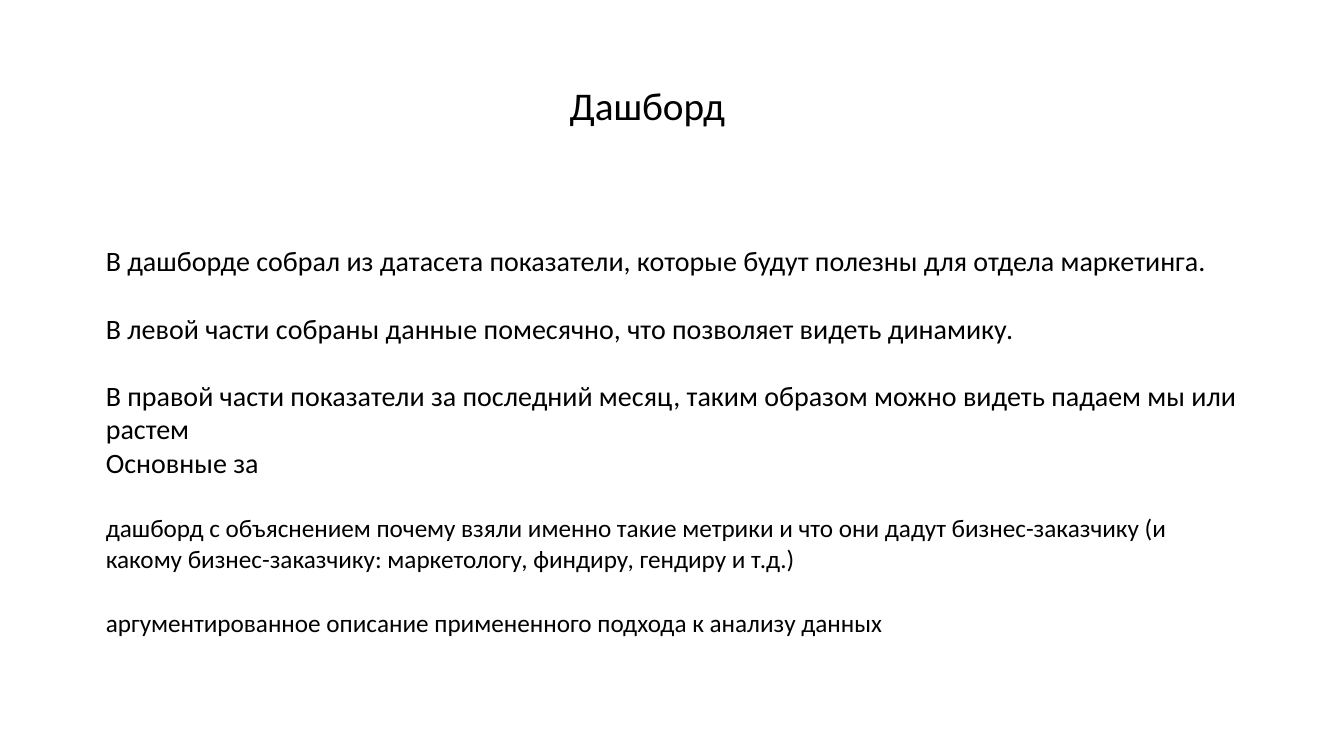
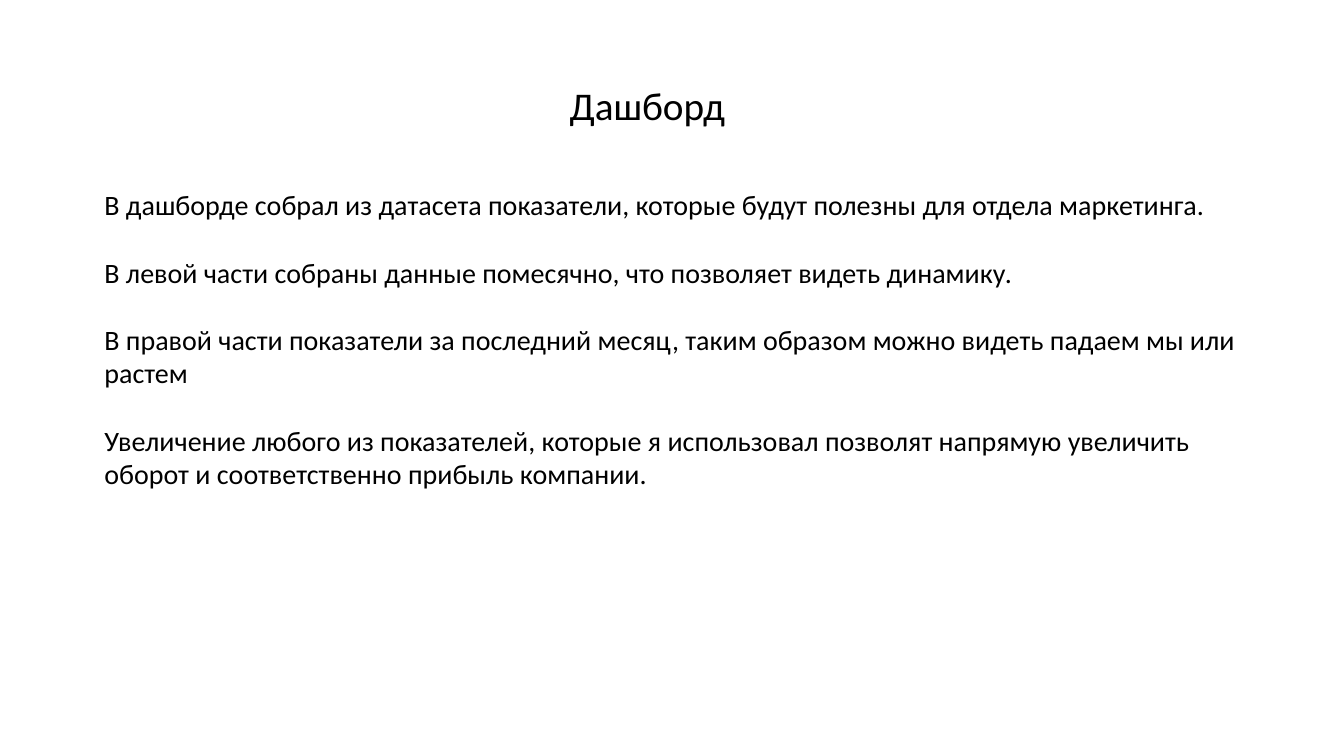
Before and after one commit to dsemen/netology, a slide deck: slide 1 of Презентация.pptx. Drawn at 1344x756 pixels with LibreOffice and Linux fonts; fonts in the diff are those of the drawing. Boxes give left, top, right and bottom in pixels: in the first picture for what was removed or moved away, otherwise in the second. Text is boxed around its words. In the diff, an @@ line names an element or a change of style, - is before the commit and + after.

```diff
--- a/Презентация.pptx
+++ b/Презентация.pptx
@@ text "В дашборде собрал из датасета ...": place and size @@
-text "В дашборде собрал из датасета ..." at (106,252,1236,636)
+text "В дашборде собрал из датасета ..." at (104,196,1235,489)
@@ text at (104,432,1189,489): text changed; size 18 to 20 pt @@
-Основные за
-дашборд с объяснением почему взяли именно такие метрики и что они дадут бизнес-заказчику (и какому бизнес-заказчику: маркетологу, финдиру, гендиру и т.д.)
-аргументированное описание примененного подхода к анализу данных
+Увеличение любого из показателей, которые я использовал позволят напрямую увеличить оборот и соответственно прибыль компании.
```
Also in this commit, not shown: 4 slides added, 4 slides removed.
